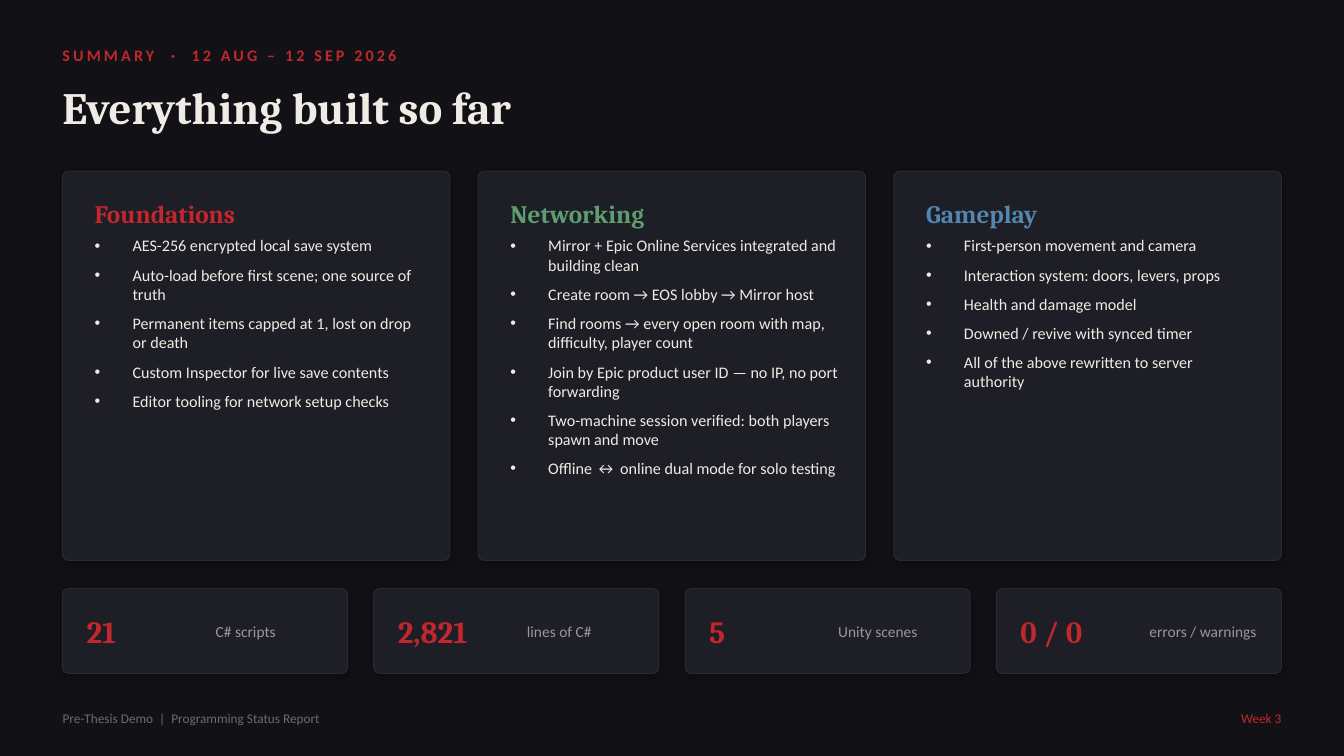
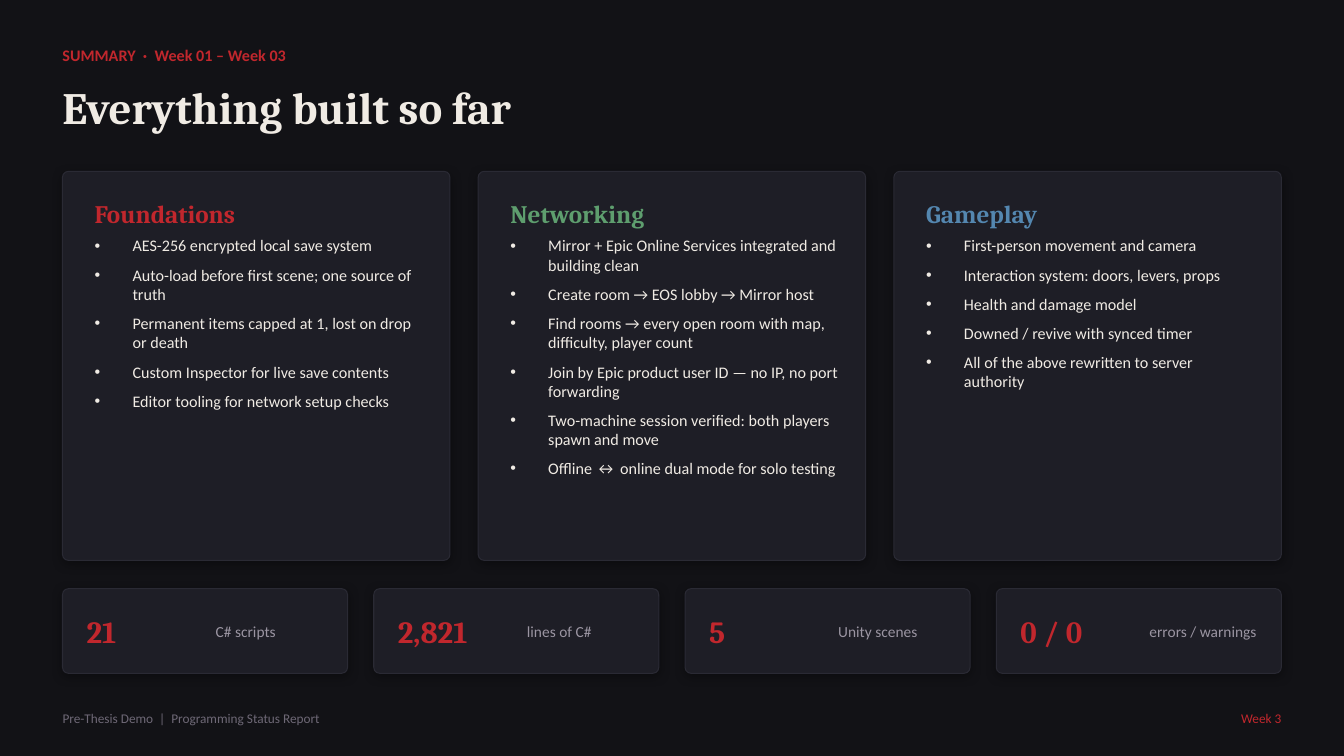
Before and after one commit to AtirojDev12/Pre-Thesis, a slide deck: slide 10 of Kong & Head Pro Grammer Presentation/Pre-Thesis_HeadProgrammer_Week3.pptx. Drawn at 1344x756 pixels with LibreOffice and Linux fonts; fonts in the diff are those of the drawing. Boxes give left, top, right and bottom in pixels: in the first picture for what was removed or moved away, otherwise in the second. Text is boxed around its words. In the diff, an @@ line names an element or a change of style, - is before the commit and + after.

Commit message:
Add and update Pre-Thesis presentation files
Add multiple PDF and PPTX presentation files to 'Kong & Head Pro Grammer Presentation' (Portfolio, HeadProgrammer Week3/Week4 PDFs and PPTX, MyWork Week3/Week4 PDFs and PPTX, MyWork_AllWeeks.pptx). Update existing Week3 PPTX files. Remove obsolete Week1 PPTX files (Pre-Thesis_HeadProgrammer_Week1.pptx and Pre-Thesis_MyWork_Mrk_Week1.pptx).

```diff
--- a/Kong & Head Pro Grammer Presentation/Pre-Thesis_HeadProgrammer_Week3.pptx
+++ b/Kong & Head Pro Grammer Presentation/Pre-Thesis_HeadProgrammer_Week3.pptx
@@ text at (62,49,286,61): text changed @@
-SUMMARY · 12 AUG – 12 SEP 2026
+SUMMARY · Week 01 – Week 03
```
Also in this commit, not shown: 9 other slides changed, 12 other files.
